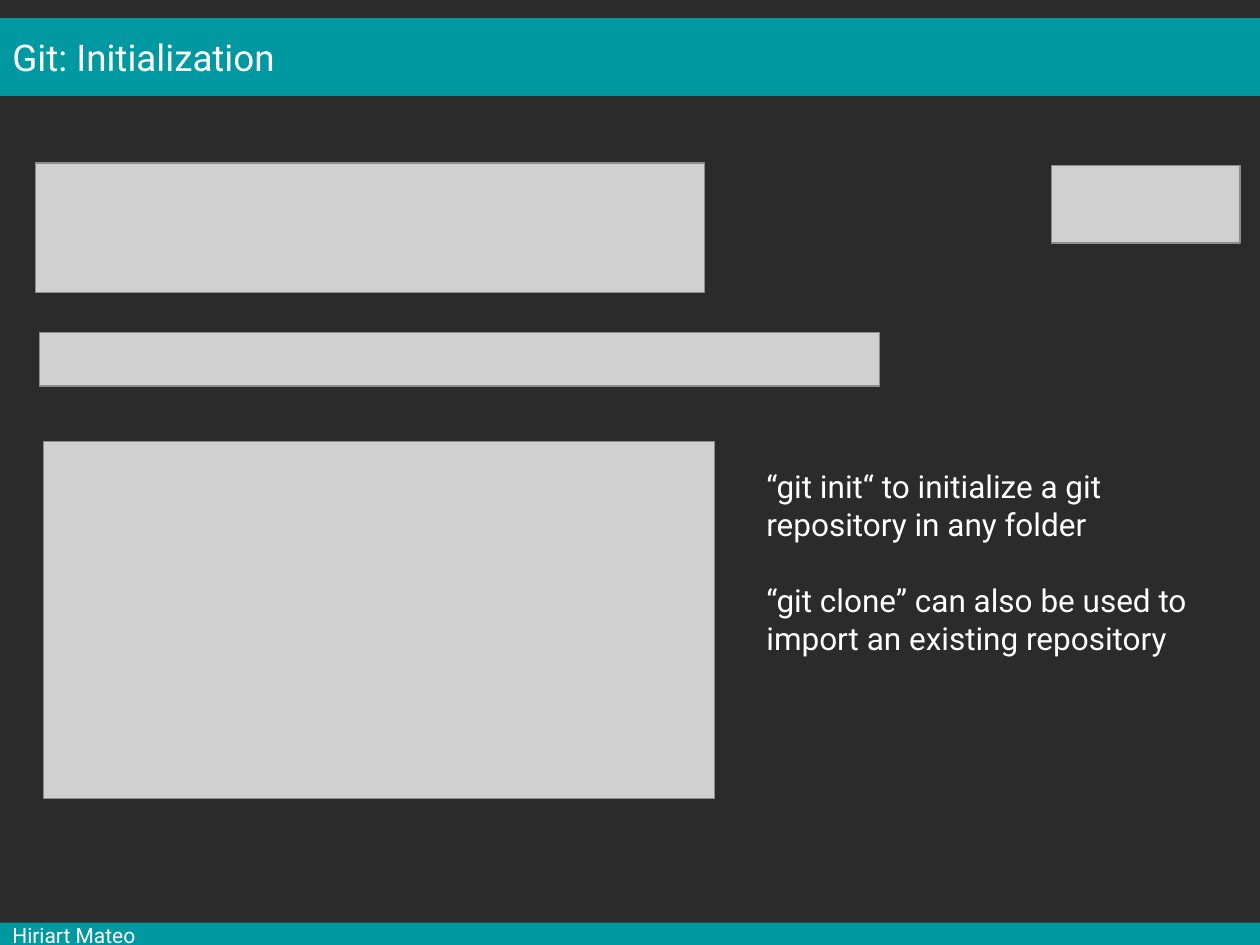
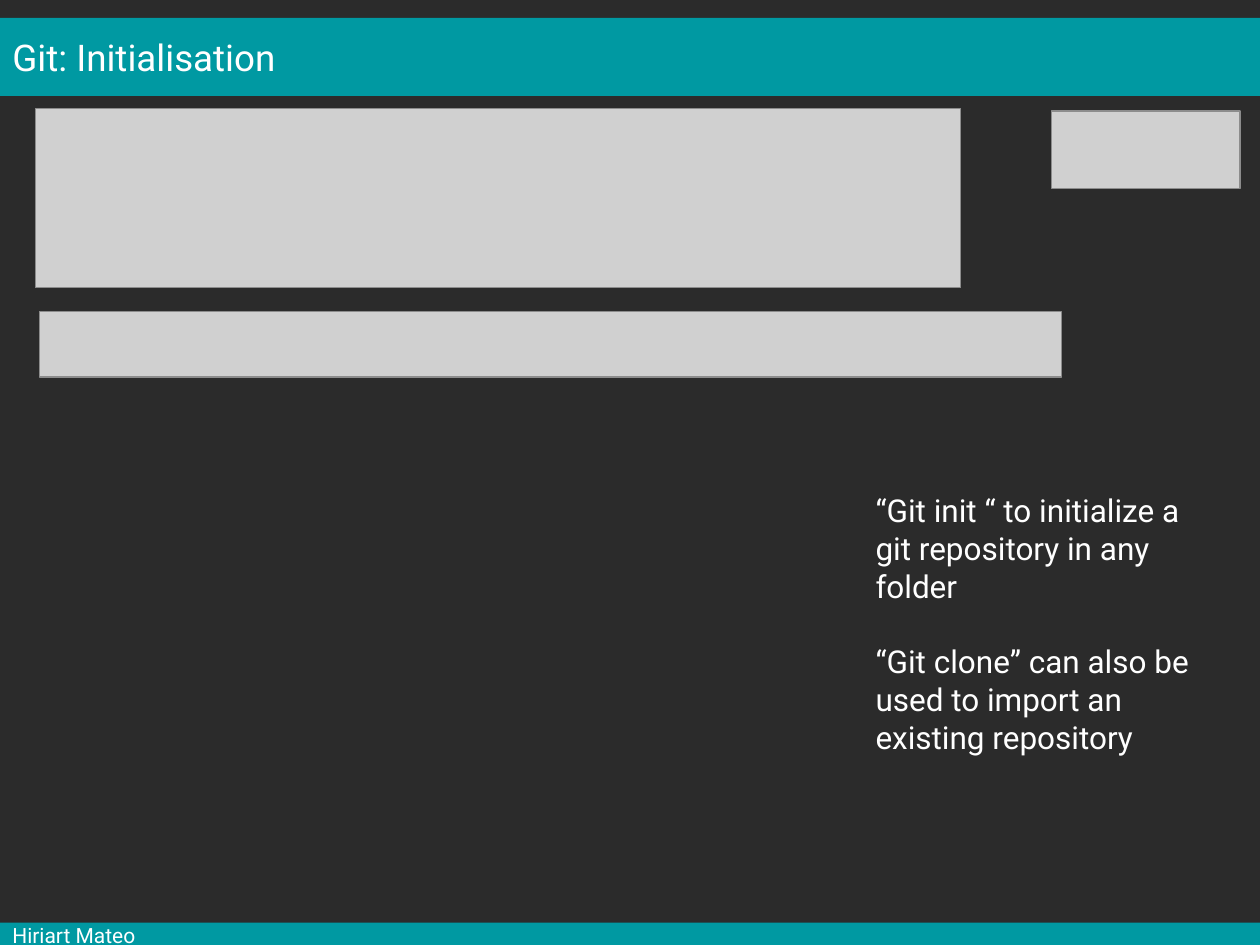
Before and after one commit to mesocentre-clermont-auvergne/formation_fair, a slide deck: slide 10 of fair_versionnage/versionnage_cours/cours.odp (slide 7 before the commit). Drawn at 1260x945 pixels with LibreOffice and Linux fonts; fonts in the diff are those of the drawing; grey boxes stand for pictures; background and template pictures are left out; a plain dark background stands for a picture behind light text. Boxes give left, top, right and bottom in pixels: in the first picture for what was removed or moved away, otherwise in the second. Text is boxed around its words. In the diff, an @@ line names an element or a change of style, - is before the commit and + after.

```diff
--- a/fair_versionnage/versionnage_cours/cours.odp
+++ b/fair_versionnage/versionnage_cours/cours.odp
@@ text in rectangle at (12,43,275,72): text changed @@
-Git: Initialization
+Git: Initialisation
@@ picture: place and size @@
-picture at (35,163,704,292)
+picture at (35,108,961,287)
@@ picture: place and size @@
-picture at (1052,165,1241,243)
+picture at (1052,111,1241,189)
@@ picture: place and size @@
-picture at (39,333,879,387)
+picture at (39,311,1061,377)
@@ picture removed at (44,442,714,799) @@
@@ text at (876,498,1188,756): text changed @@
-“git init“ to initialize a git repository in any folder
-“git clone” can also be used to import an existing repository
+“Git init “ to initialize a git repository in any folder
+“Git clone” can also be used to import an existing repository
```
Also in this commit, not shown: 17 other slides changed, 15 slides added.
